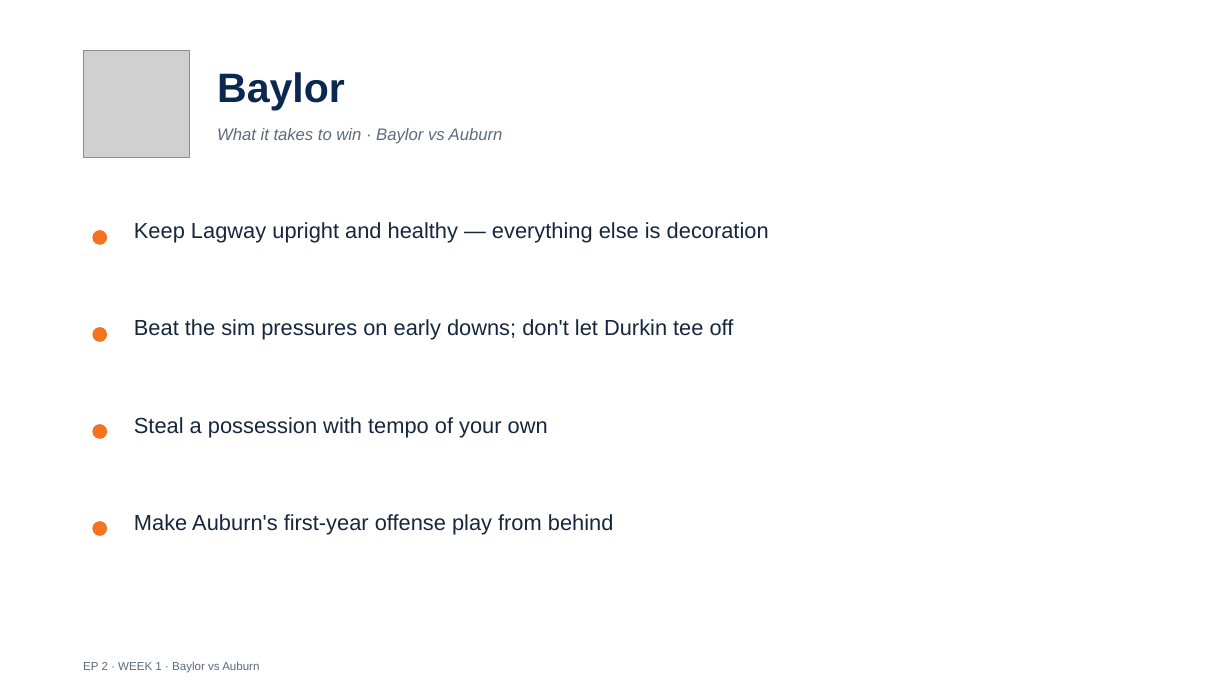
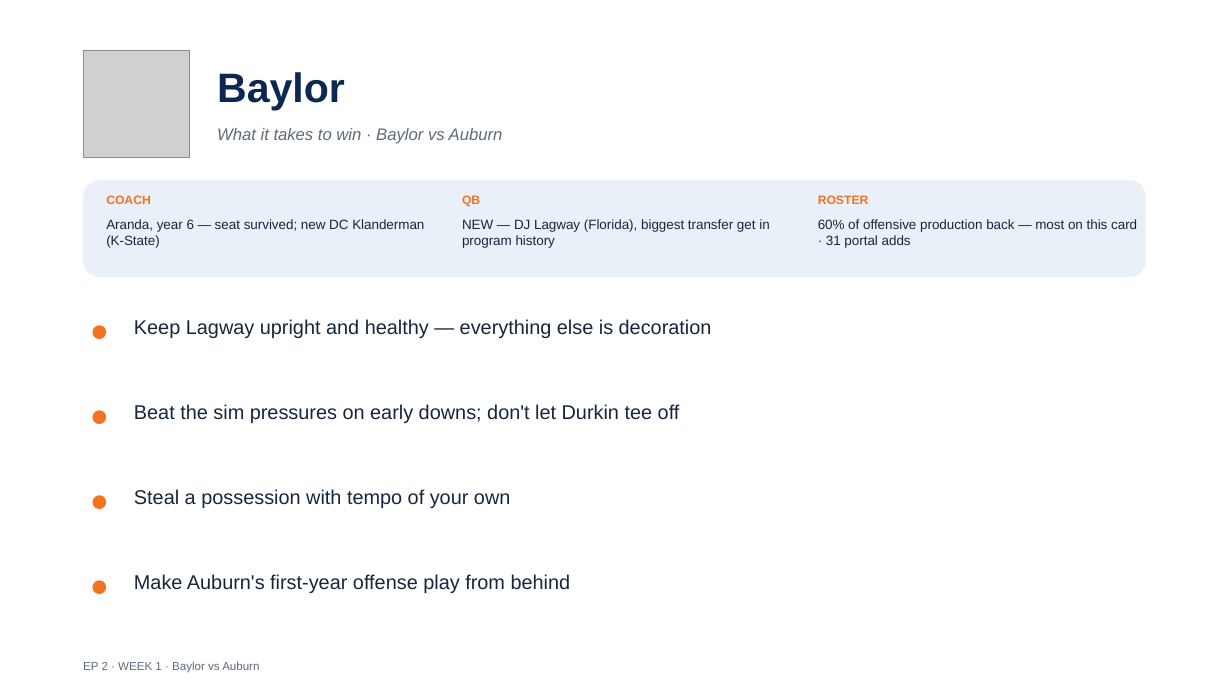
Before and after one commit to lucasalvarezflorida-lab/ncaa-fbs-analytics, a slide deck: slide 4 of decks/2026_Week1_Episode2.pptx. Drawn at 1232x693 pixels with LibreOffice and Linux fonts; fonts in the diff are those of the drawing; grey boxes stand for pictures. Boxes give left, top, right and bottom in pixels: in the first picture for what was removed or moved away, otherwise in the second. Text is boxed around its words. In the diff, an @@ line names an element or a change of style, - is before the commit and + after.

```diff
--- a/decks/2026_Week1_Episode2.pptx
+++ b/decks/2026_Week1_Episode2.pptx
@@ rounded rectangle added at [83,180,1146,277], fill #EAF0F8 @@
@@ text added at [106,195,151,204], 9.5 pt, text #F47321, bold @@
+COACH
@@ text added at [462,195,480,207], 9.5 pt, text #F47321, bold @@
+QB
@@ text added at [818,195,869,204], 9.5 pt, text #F47321, bold @@
+ROSTER
@@ text added at [106,219,424,248], 10.5 pt, text #16273D @@
+Aranda, year 6 — seat survived; new DC Klanderman (K-State)
@@ text added at [462,219,769,248], 10.5 pt, text #16273D @@
+NEW — DJ Lagway (Florida), biggest transfer get in program history
@@ text added at [818,219,1137,248], 10.5 pt, text #16273D @@
+60% of offensive production back — most on this card · 31 portal adds
@@ size 17 to 15.5 pt in 4 elements at [134,574,571,593], [134,489,510,508], [134,404,680,423], [134,319,712,338] @@
@@ text "Keep Lagway upright and healthy ...": place and size @@
-text "Keep Lagway upright and healthy ..." at [134,222,769,243]
+text "Keep Lagway upright and healthy ..." at [134,319,712,338]
@@ ellipse: place and size @@
-ellipse at [92,424,107,439]
+ellipse at [92,410,106,424]
@@ text "Beat the sim pressures on ...": place and size @@
-text "Beat the sim pressures on ..." at [134,319,734,340]
+text "Beat the sim pressures on ..." at [134,404,680,423]
@@ ellipse: place and size @@
-ellipse at [92,521,107,536]
+ellipse at [92,495,106,509]
@@ text "Steal a possession with tempo ...": place and size @@
-text "Steal a possession with tempo ..." at [134,417,548,437]
+text "Steal a possession with tempo ..." at [134,489,510,508]
@@ text "Make Auburn's first-year offense play ...": place and size @@
-text "Make Auburn's first-year offense play ..." at [134,514,614,534]
+text "Make Auburn's first-year offense play ..." at [134,574,571,593]
@@ ellipse: place and size @@
-ellipse at [92,230,107,245]
+ellipse at [92,580,106,594]
```
Also in this commit, not shown: 14 other slides changed, 1 other file.
